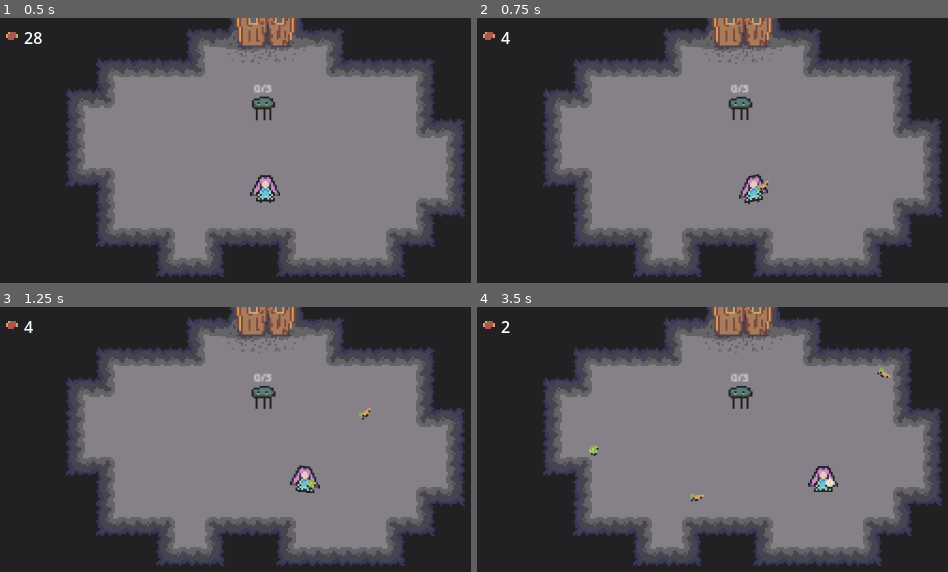
Above: before the commit, frames 1-4 (two rows, left to right).
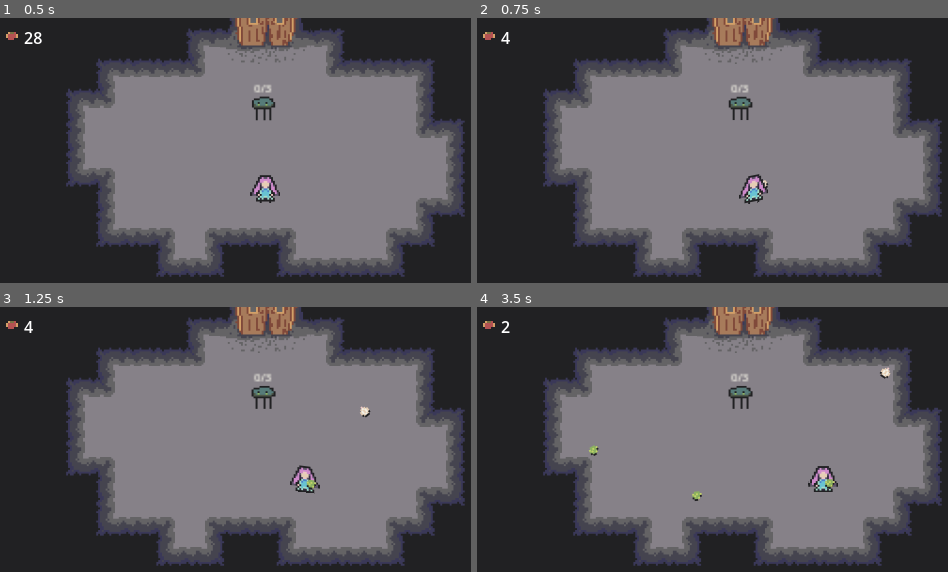
Above: after the commit, the same moments.

Repository: OlliO6/Main-Taiming
Game: Godot game, scene res://game.tscn
Same seed, same stepped clock (60 frames per second), same inputs: the game is played once before the commit and once after it.
Inputs (mouse positions are in pixels of both pictures, inside the frame that each line leads up to):
- Up to frame 1 (0.5 s): no input
- Up to frame 2 (0.75 s): tap Enter (ui_accept) at 0.5 s; move the mouse to (820, 139) at 0.52 s; hold D (move_right) from 0.53 s (still down); hold E (interact) from 0.53 s (still down); click (820, 139) at 0.67 s
- Up to frame 3 (1.25 s): keep holding D (move_right); keep holding E (interact); tap Enter (ui_accept) at 0.77 s
- Up to frame 4 (3.5 s): release D (move_right) at 1.25 s; release E (interact) at 1.25 s; drag from (618, 455) to (783, 484) at 1.27 s; move the mouse to (759, 383) at 2.02 s; hold D (move_right) 2.03-2.75 s; tap Backspace at 2.1 s; drag from (688, 495) to (740, 405) at 2.77 s

Frame 1 is identical in both runs. In frame 2, less than 0.1% of the frame differs, in the area x 59-62%, y 61-67%; in frame 3, less than 0.1%; in frame 4, 0.2%, in the area x 45-88%, y 22-74%.

Commit message:
Improve room changing

Diff:
--- a/door/door.gd
+++ b/door/door.gd
@@ -10,6 +10,7 @@
 	is_open = true
 	$DoorCollider.disabled = true
 	$Sprite2D.frame = 1
+	$EnterArea/CollisionShape2D.disabled = false
 
 func _ready() -> void:
 	$Interactable.allow_interaction = allow_interaction
@@ -33,3 +34,4 @@
 func _on_enter_area_body_entered(body: Node2D) -> void:
 	if body is Player:
 		player_entered.emit()
+		print(get_instance_id(), " DAS")
--- a/door/door.tscn
+++ b/door/door.tscn
@@ -75,6 +75,7 @@
 visible = false
 position = Vector2(0, -5)
 shape = SubResource("RectangleShape2D_xkiri")
+disabled = true
 
 [connection signal="deselected" from="Interactable" to="InteractLabel" method="hide"]
 [connection signal="interacted" from="Interactable" to="." method="_on_interacted"]
--- a/game.gd
+++ b/game.gd
@@ -5,6 +5,7 @@
 
 @onready var camera: PhantomCamera2D = $Camera
 @onready var room_holder: Node2D = $RoomHolder
+@onready var player: Player = $Player
 
 var current_room: int
 
@@ -29,6 +30,8 @@
 		room_holder.remove_child(prev_room)
 		prev_room.queue_free()
 
+
+	player.position = room.get_node("PlayerSpawn").position
 	room_holder.add_child(room)
 	camera.set_limit_node(room)
 	camera.update_limit_all_sides()
--- a/game.tscn
+++ b/game.tscn
@@ -1,8 +1,9 @@
-[gd_scene load_steps=7 format=3 uid="uid://cgrh1rjccylef"]
+[gd_scene load_steps=8 format=3 uid="uid://cgrh1rjccylef"]
 
 [ext_resource type="Script" path="res://game.gd" id="1_6c2l0"]
 [ext_resource type="PackedScene" uid="uid://cwlnn5fwd7frh" path="res://ui/ingame/ingame_overlay.tscn" id="1_lnhvx"]
 [ext_resource type="Script" path="res://addons/phantom_camera/scripts/phantom_camera_host/phantom_camera_host.gd" id="1_r4gmu"]
+[ext_resource type="PackedScene" uid="uid://c076y8slf1upt" path="res://player/player.tscn" id="2_5idx6"]
 [ext_resource type="Script" path="res://addons/phantom_camera/scripts/phantom_camera/phantom_camera_2D.gd" id="3_vcs8i"]
 [ext_resource type="Script" path="res://addons/phantom_camera/scripts/resources/tween_resource.gd" id="4_7denj"]
 
@@ -21,13 +22,13 @@
 [node name="IngameOverlay" parent="CanvasLayer" instance=ExtResource("1_lnhvx")]
 
 [node name="Camera" type="Node2D" parent="."]
-position = Vector2(15, -23)
+position = Vector2(1.4013e-45, -1.4013e-45)
 script = ExtResource("3_vcs8i")
 priority_override = false
 priority = 0
 zoom = Vector2(1.88, 1.88)
 follow_mode = 5
-follow_target = NodePath("")
+follow_target = NodePath("../Player")
 follow_parameters/target_offset = Vector2(0, 0)
 follow_parameters/damping = true
 follow_parameters/damping_value = 2.801
@@ -48,7 +49,7 @@
 inactive_update_mode = 1
 
 [node name="Camera2D" type="Camera2D" parent="."]
-position = Vector2(15, -23)
+position = Vector2(1.4013e-45, -1.4013e-45)
 zoom = Vector2(1.88, 1.88)
 editor_draw_screen = false
 editor_draw_limits = true
@@ -57,3 +58,5 @@
 script = ExtResource("1_r4gmu")
 
 [node name="RoomHolder" type="Node2D" parent="."]
+
+[node name="Player" parent="." instance=ExtResource("2_5idx6")]
--- a/rooms/room_base.tscn
+++ b/rooms/room_base.tscn
@@ -1,8 +1,7 @@
-[gd_scene load_steps=5 format=3 uid="uid://cxo6oseo5rgfc"]
+[gd_scene load_steps=4 format=3 uid="uid://cxo6oseo5rgfc"]
 
 [ext_resource type="Material" uid="uid://cw3n3jipn63eo" path="res://shader/standart_mat.tres" id="1_gygvs"]
 [ext_resource type="TileSet" uid="uid://cwax0tpinmo87" path="res://tileset/tile_set.tres" id="2_unlx4"]
-[ext_resource type="PackedScene" uid="uid://c076y8slf1upt" path="res://player/player.tscn" id="4_kixpu"]
 [ext_resource type="PackedScene" uid="uid://cukfprpt0817d" path="res://door/door.tscn" id="5_x62i7"]
 
 [node name="Room" type="TileMap"]
@@ -15,4 +14,4 @@
 [node name="Door" parent="." instance=ExtResource("5_x62i7")]
 position = Vector2(0, -91)
 
-[node name="Player" parent="." instance=ExtResource("4_kixpu")]
+[node name="PlayerSpawn" type="Marker2D" parent="."]
Not shown, changed: player/carrot_gun.afphoto~lock~
Not shown, changed: player/player.afphoto~lock~
